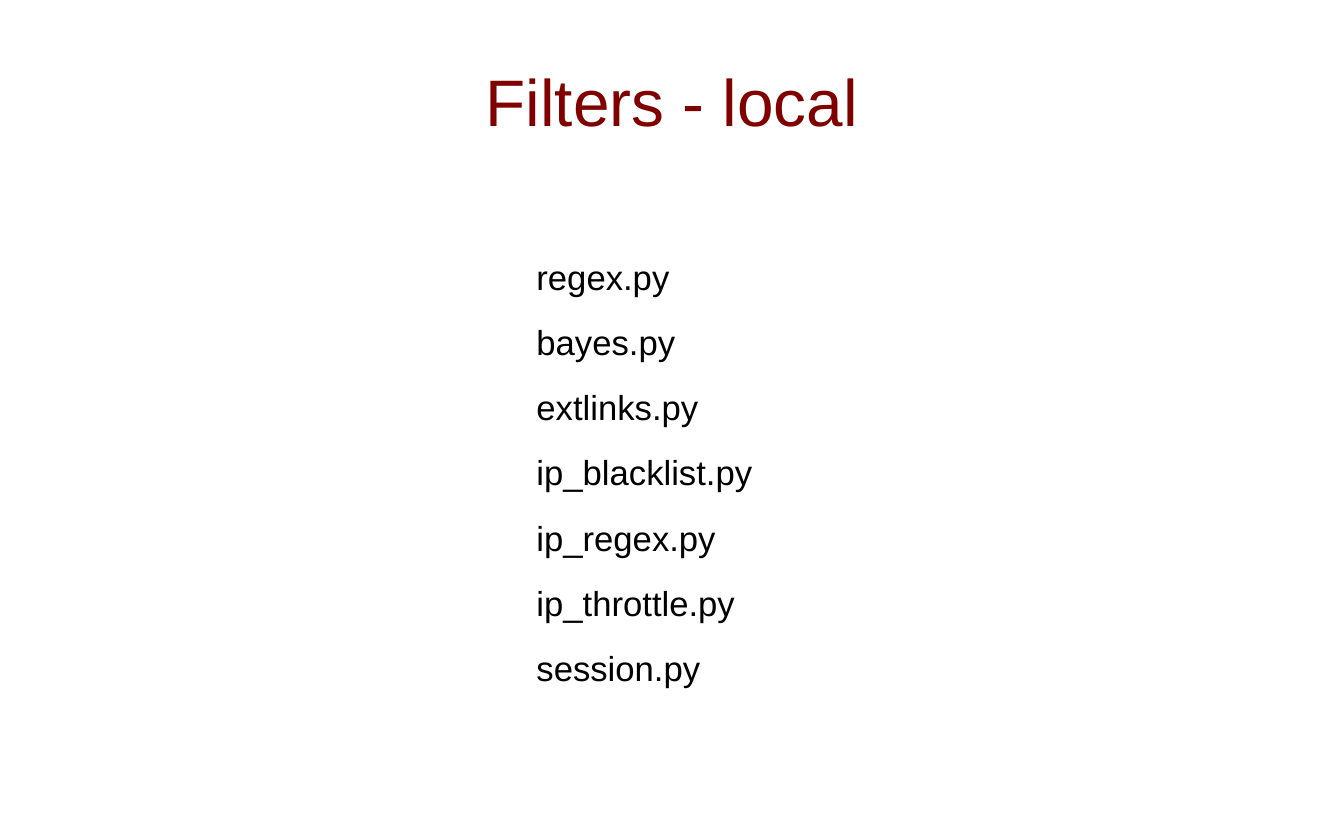
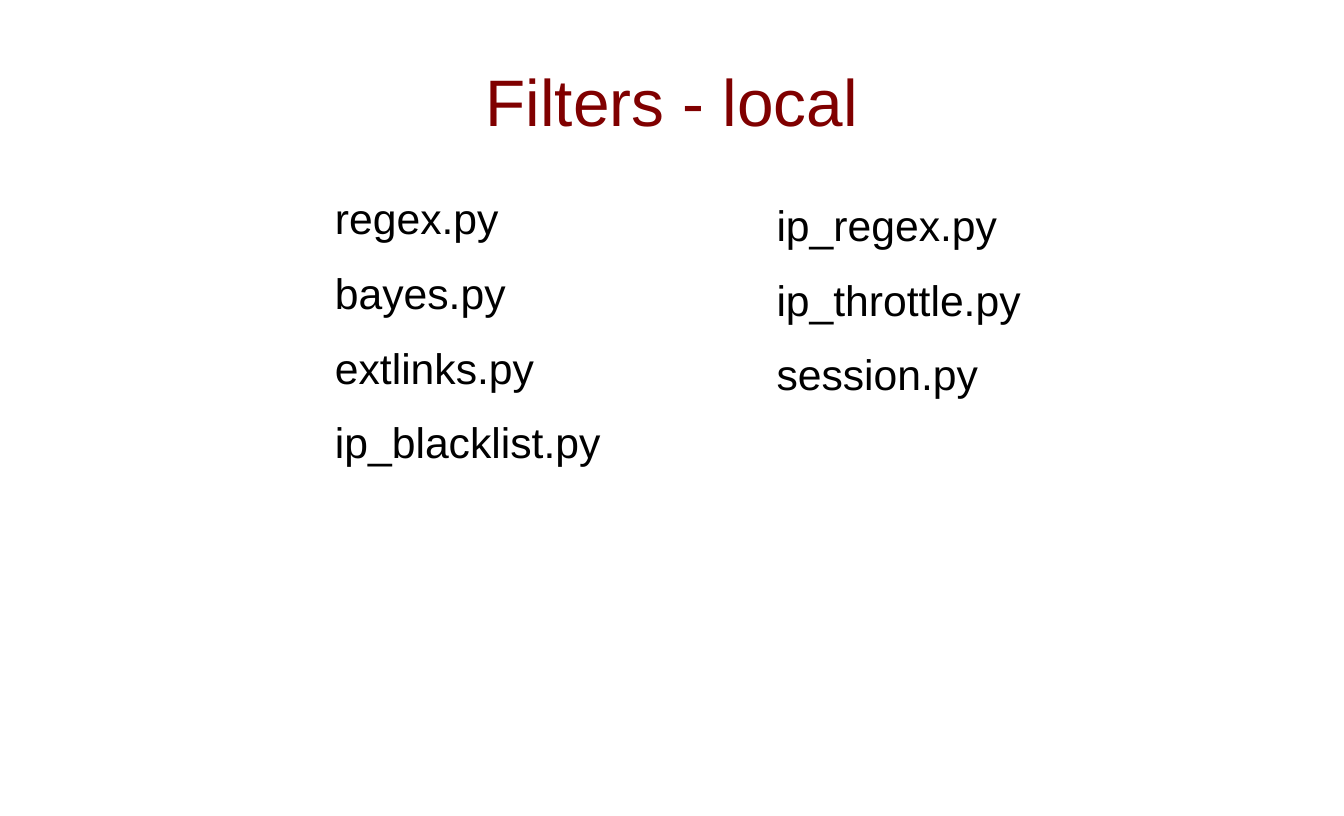
Before and after one commit to slinkp/pygotham_hamage_demo, a slide deck: slide 19 of pygotham2_hamage_slides.odp. Drawn at 1344x816 pixels with LibreOffice and Linux fonts; fonts in the diff are those of the drawing. Boxes give left, top, right and bottom in pixels: in the first picture for what was removed or moved away, otherwise in the second. Text is boxed around its words. In the diff, an @@ line names an element or a change of style, - is before the commit and + after.

Commit message:
post-conference slide tweaks: typos etc

```diff
--- a/pygotham2_hamage_slides.odp
+++ b/pygotham2_hamage_slides.odp
@@ text "ip_regex.py": place and size @@
-text "ip_regex.py" at <box>536,271,752,688</box>
+text "ip_regex.py" at <box>335,210,1021,399</box>
@@ text "ip_regex.py" at <box>335,210,1021,399</box>: size 26 to 32 pt @@
@@ text added at <box>335,210,998,467</box>, 32 pt, text #000000 @@
+regex.py
+bayes.py
+extlinks.py
+ip_blacklist.py
@@ text at <box>536,271,752,493</box>: paragraphs removed @@
-regex.py
-bayes.py
-extlinks.py
-ip_blacklist.py
```
Also in this commit, not shown: 7 other slides changed, 1 other file.
